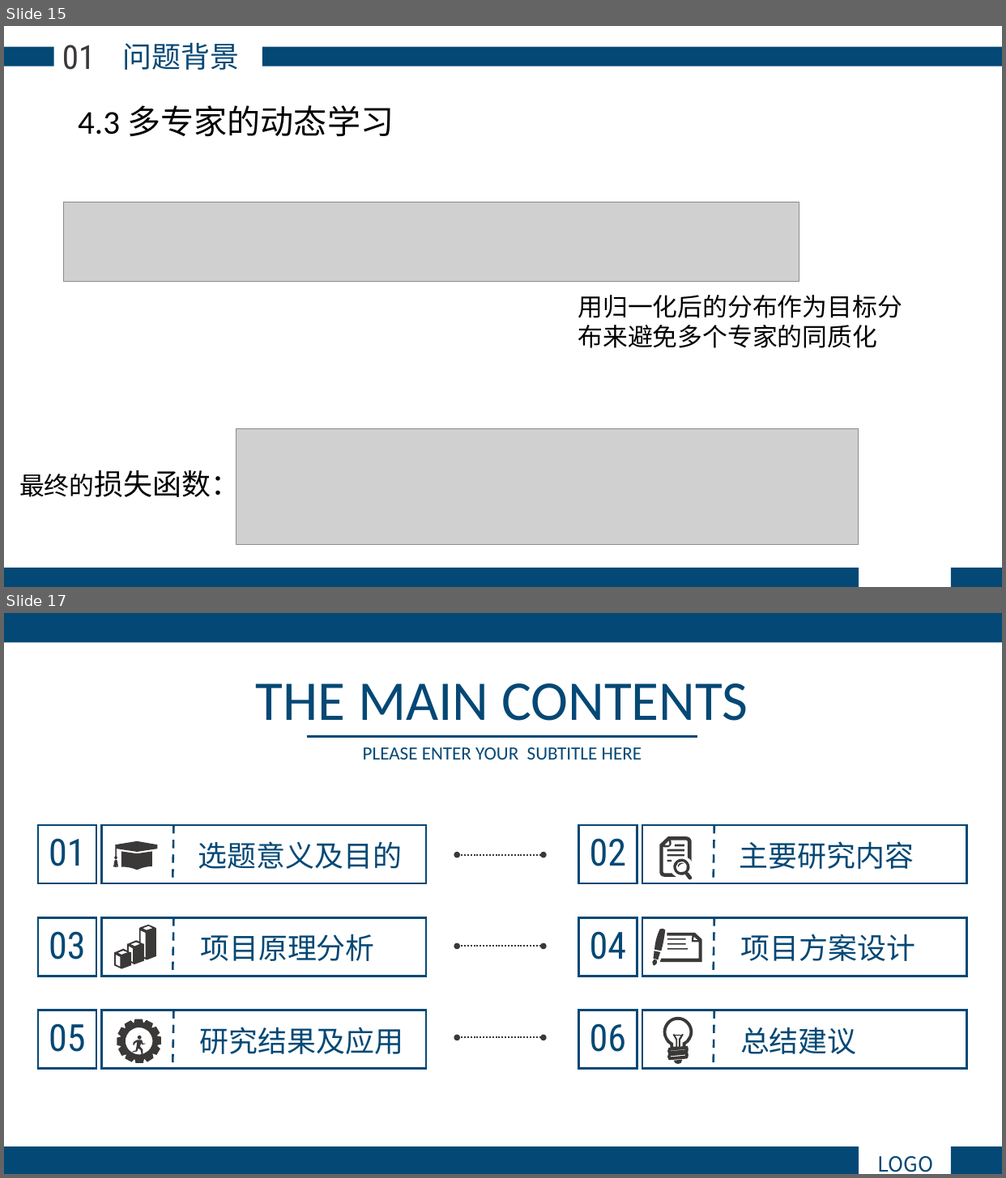
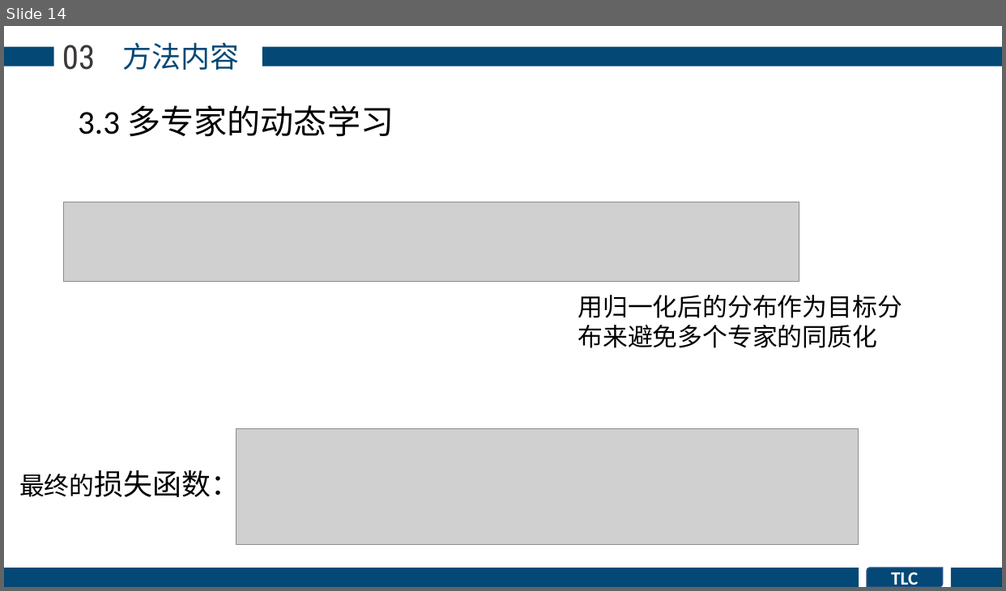
Before and after one commit to phuan-s/remote-repo, a slide deck: 研一上论文分享.pptx. Shown one above the other, each under a label of ours: slides 15 and 17 before the commit, slide 14 after it; the slides between them are not shown. The pictures are 1006x1178 and 1006x591 pixels, drawn with LibreOffice and Linux fonts; fonts in the diff are those of the drawing; grey boxes stand for pictures. Boxes give left, top, right and bottom in pixels: in the first picture for what was removed or moved away, otherwise in the second. Text is boxed around its words. In the diff, an @@ line names an element or a change of style, - is before the commit and + after.

Commit message:
1020 ALTER PPT # Please enter the commit message for your changes. Lines      starting

```diff
--- a/研一上论文分享.pptx
+++ b/研一上论文分享.pptx
@@ slide 17 removed at <box>4,613,1002,1174</box>, background #FFFFFF @@
@@ rectangle removed at <box>4,613,1002,643</box> @@
@@ text removed at <box>256,683,748,721</box> @@
-THE MAIN CONTENTS
@@ line removed from (307, 736) to (698, 736) @@
@@ text removed at <box>363,747,641,760</box> @@
-PLEASE ENTER YOUR SUBTITLE HERE
@@ group removed at <box>38,825,426,884</box>: 2 texts, 2 rectangles, 1 freeform shape, 1 line @@
-选题意义及目的
-01
@@ double arrow removed from (543, 855) to (457, 855) @@
@@ group removed at <box>579,825,967,884</box>: 2 texts, 2 rectangles, 1 line, 1 freeform shape @@
-主要研究内容
-02
@@ group removed at <box>38,918,426,976</box>: 2 texts, 2 rectangles, 1 line, 1 freeform shape @@
-项目原理分析
-03
@@ group removed at <box>579,918,967,976</box>: 2 texts, 2 rectangles, 1 line, 1 freeform shape @@
-项目方案设计
-04
@@ double arrow removed from (543, 946) to (457, 946) @@
@@ group removed at <box>38,1011,426,1069</box>: 2 texts, 2 rectangles, 1 line, 1 freeform shape @@
-研究结果及应用
-05
@@ group removed at <box>579,1011,967,1069</box>: 2 texts, 2 rectangles, 1 line, 1 freeform shape @@
-总结建议
-06
@@ double arrow removed from (543, 1038) to (457, 1038) @@
@@ rectangle removed at <box>4,1147,859,1174</box> @@
@@ rectangle removed at <box>951,1147,1002,1174</box> @@
@@ text removed at <box>877,1157,933,1173</box> @@
-LOGO
@@ what was slide 15 is now slide 14 @@
@@ slide 14 changed as well @@
@@ text at <box>62,45,95,70</box>: text changed @@
-01
+03
@@ text at <box>123,42,240,70</box>: text changed @@
-问题背景
+方法内容
@@ text at <box>78,105,394,137</box>: text changed @@
-4.3 多专家的动态学习
+3.3 多专家的动态学习
@@ round diag rect added at <box>867,568,943,587</box>, fill #044875, outline #325491 1 pt, 18 pt, text #FFFFFF, bold @@
+TLC
```
Also in this commit, not shown: 12 other slides changed, 2 slides added, 3 other slides removed, 1 other file.
